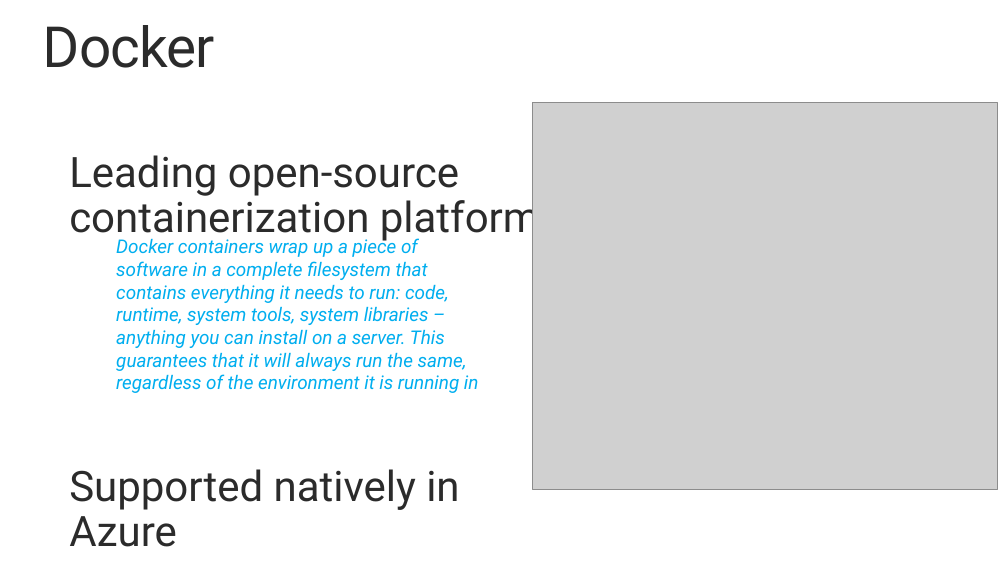
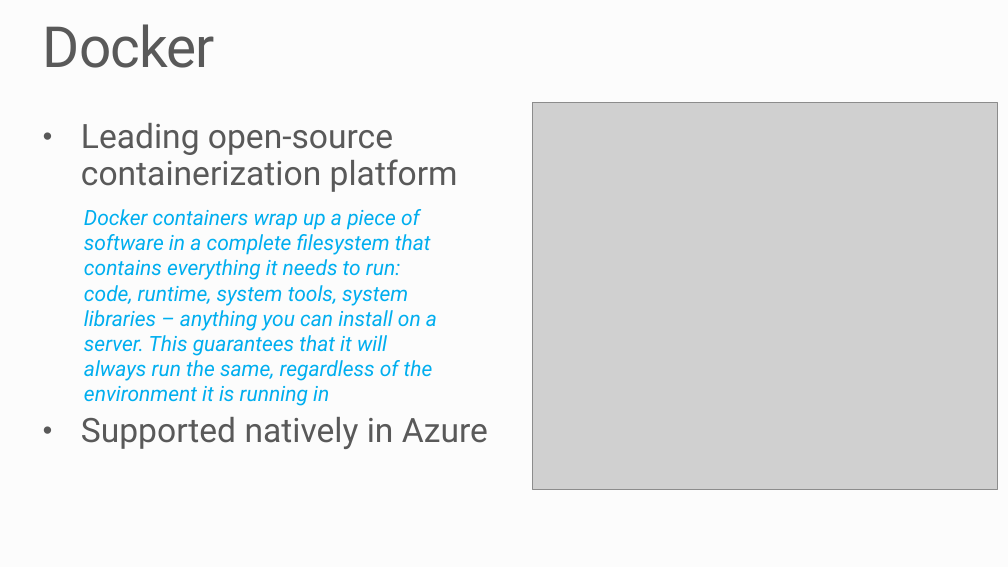
Before and after one commit to MSRConnections/Azure-training-course, a slide deck: slide 3 of Content/Container Service/Azure Container Service.pptx. Drawn at 1008x567 pixels with LibreOffice and Linux fonts; fonts in the diff are those of the drawing; grey boxes stand for pictures; background and template pictures are left out. Boxes give left, top, right and bottom in pixels: in the first picture for what was removed or moved away, otherwise in the second. Text is boxed around its words. In the diff, an @@ line names an element or a change of style, - is before the commit and + after.

Commit message:
Updated ACS slides

```diff
--- a/Content/Container Service/Azure Container Service.pptx
+++ b/Content/Container Service/Azure Container Service.pptx
@@ background #FFFFFF to #FCFCFC @@
@@ title "Docker" at [43,24,214,68]: text colour #292929 to #595959 @@
@@ text "Leading open-source containerization platform": place and size @@
-text "Leading open-source containerization platform" at [69,155,540,547]
+text "Leading open-source containerization platform" at [81,123,488,449]
@@ text "Leading open-source containerization platform" at [81,123,488,449]: size 40 to 32 pt, text colour #292929 to #595959; bullet none to •; less space between paragraphs @@
@@ text "Docker containers wrap up a ...": place and size @@
-text "Docker containers wrap up a ..." at [116,236,479,393]
+text "Docker containers wrap up a ..." at [84,209,437,406]
@@ text "Docker containers wrap up a ..." at [84,209,437,406]: size 18 to 20 pt @@
```
Also in this commit, not shown: 8 other slides changed.
